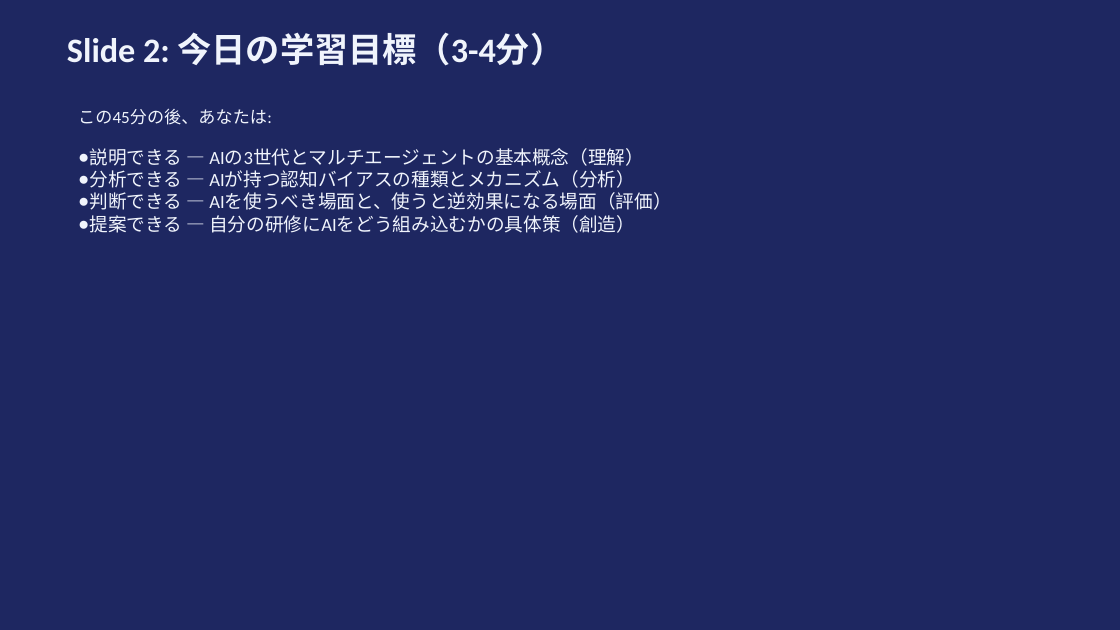
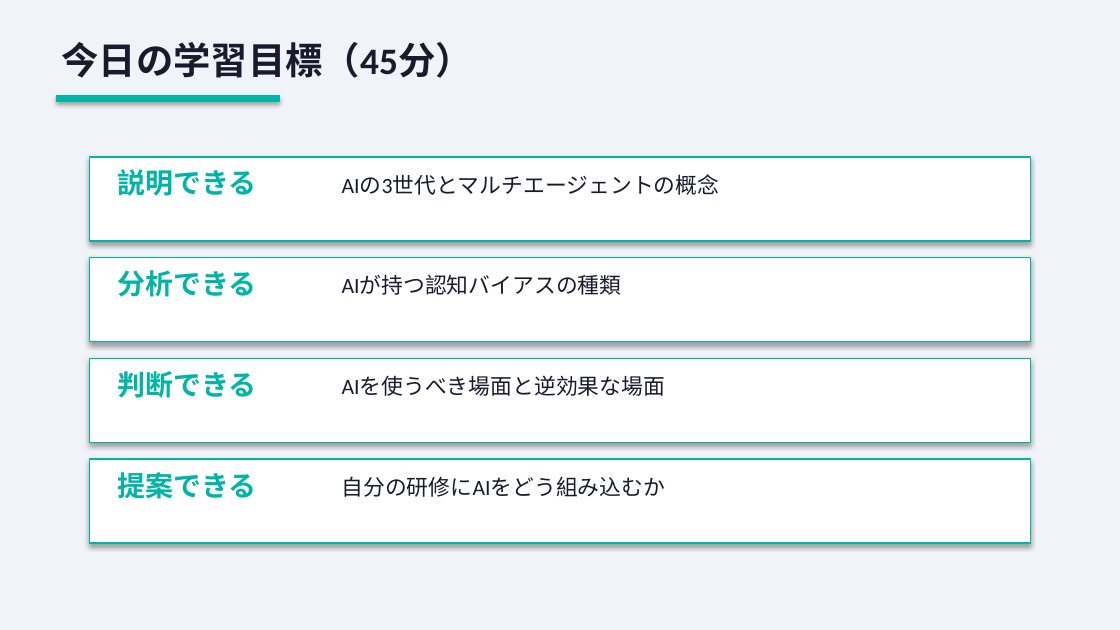
Before and after one commit to Tama831/ai-agent-team-materials, a slide deck: slide 2 of output/education/2026-03-26_ai-medical-education-integrated/ai-medical-education-integrated_slides_residents.pptx (slide 3 before the commit). Drawn at 1120x630 pixels with LibreOffice and Linux fonts; fonts in the diff are those of the drawing. Boxes give left, top, right and bottom in pixels: in the first picture for what was removed or moved away, otherwise in the second. Text is boxed around its words. In the diff, an @@ line names an element or a change of style, - is before the commit and + after.

```diff
--- a/output/education/2026-03-26_ai-medical-education-integrated/ai-medical-education-integrated_slides_residents.pptx
+++ b/output/education/2026-03-26_ai-medical-education-integrated/ai-medical-education-integrated_slides_residents.pptx
@@ background #1E2761 to #F0F4F8 @@
@@ text at [62, 42, 473, 78]: text changed; size 22 to 24 pt; text colour #F0F4FC to #1A1A2E @@
-Slide 2: 今日の学習目標（3-4分）
+今日の学習目標（45分）
@@ rectangle added at [56, 95, 280, 102], fill #00B4A6 @@
@@ text removed at [78, 108, 272, 125] @@
-この45分の後、あなたは:
@@ text removed at [89, 148, 671, 233] @@
-● 説明できる — AIの3世代とマルチエージェントの基本概念（理解）
-● 分析できる — AIが持つ認知バイアスの種類とメカニズム（分析）
-● 判断できる — AIを使うべき場面と、使うと逆効果になる場面（評価）
-● 提案できる — 自分の研修にAIをどう組み込むかの具体策（創造）
@@ rectangle added at [90, 157, 1030, 241], fill #FFFFFF, outline #00B4A6 1 pt @@
@@ text added at [118, 169, 257, 196], 18 pt, text #00B4A6, bold @@
+説明できる
@@ text added at [342, 174, 720, 195], 14 pt, text #1A1A2E @@
+AIの3世代とマルチエージェントの概念
@@ rectangle added at [90, 258, 1030, 342], fill #FFFFFF, outline #00B4A6 1 pt @@
@@ text added at [118, 270, 257, 297], 18 pt, text #00B4A6, bold @@
+分析できる
@@ text added at [342, 275, 622, 295], 14 pt, text #1A1A2E @@
+AIが持つ認知バイアスの種類
@@ rectangle added at [90, 358, 1030, 442], fill #FFFFFF, outline #00B4A6 1 pt @@
@@ text added at [118, 371, 257, 398], 18 pt, text #00B4A6, bold @@
+判断できる
@@ text added at [342, 376, 665, 396], 14 pt, text #1A1A2E @@
+AIを使うべき場面と逆効果な場面
@@ rectangle added at [90, 459, 1030, 543], fill #FFFFFF, outline #00B4A6 1 pt @@
@@ text added at [118, 472, 257, 499], 18 pt, text #00B4A6, bold @@
+提案できる
@@ text added at [342, 476, 666, 497], 14 pt, text #1A1A2E @@
+自分の研修にAIをどう組み込むか
```
Also in this commit, not shown: 1 other slide changed, 8 slides added, 14 slides removed, 19 other files.
